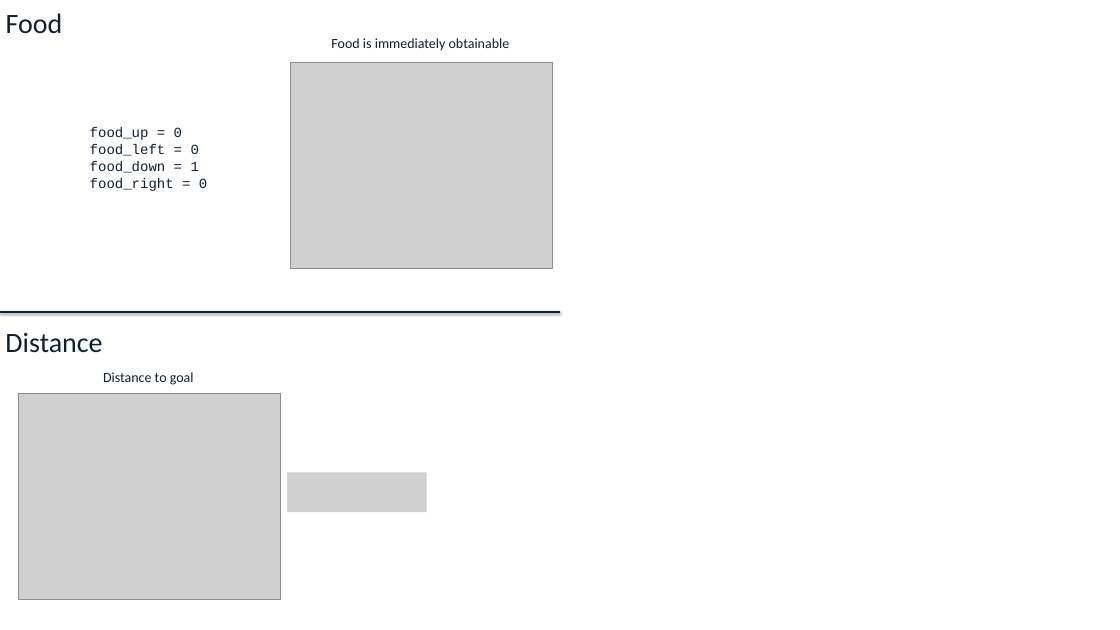
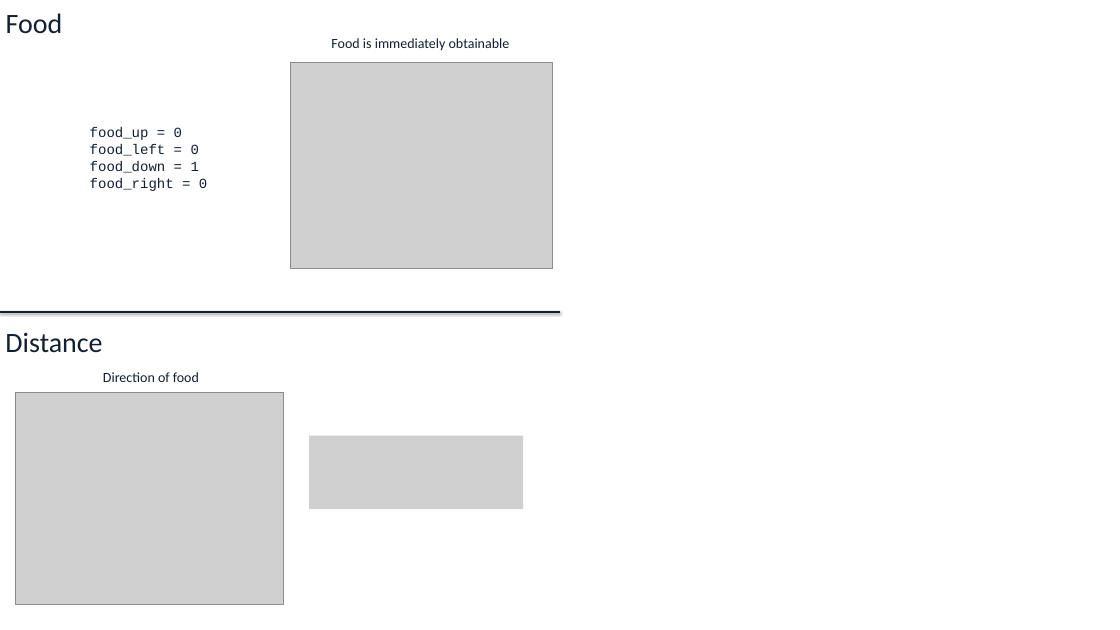
Before and after one commit to tlagore/ece559b_project, a slide deck: slide 4 of presentation/ece559b_presentation.pptx. Drawn at 1120x630 pixels with LibreOffice and Linux fonts; fonts in the diff are those of the drawing; grey boxes stand for pictures; background and template pictures are left out. Boxes give left, top, right and bottom in pixels: in the first picture for what was removed or moved away, otherwise in the second. Text is boxed around its words. In the diff, an @@ line names an element or a change of style, - is before the commit and + after.

Commit message:
updated presentation, change food reward, update espilon

```diff
--- a/presentation/ece559b_presentation.pptx
+++ b/presentation/ece559b_presentation.pptx
@@ text at box(103, 372, 199, 382): text changed @@
-Distance to goal
+Direction of food
@@ picture: place and size @@
-picture at box(18, 393, 280, 599)
+picture at box(15, 393, 283, 604)
@@ picture: place and size @@
-picture at box(287, 473, 427, 512)
+picture at box(309, 436, 523, 509)
```
Also in this commit, not shown: 5 other slides changed, 1 slide added, 3 other files.
